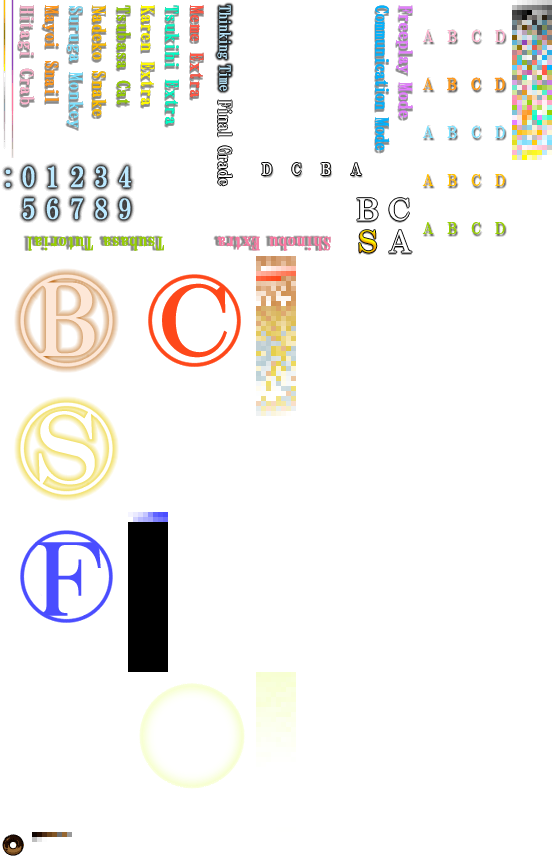
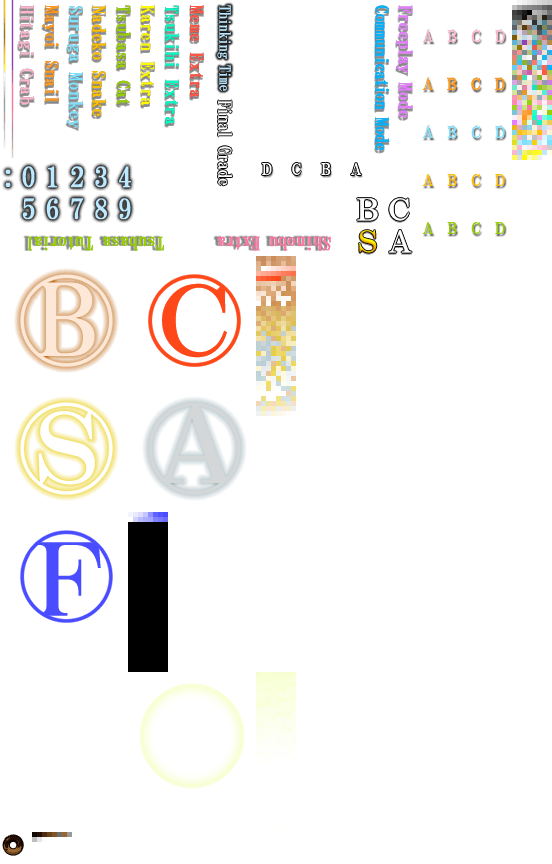
Two versions of the same layered image (552px x 864px). Layer-by-layer changes:
"ＢＣ Ａ copy": opacity 30% → 64% over [357, 198, 412, 253]
showed "Layer 5" over [148, 402, 241, 495]
"Ｆ copy 2": opacity 35% → 46% over [148, 274, 241, 367]
